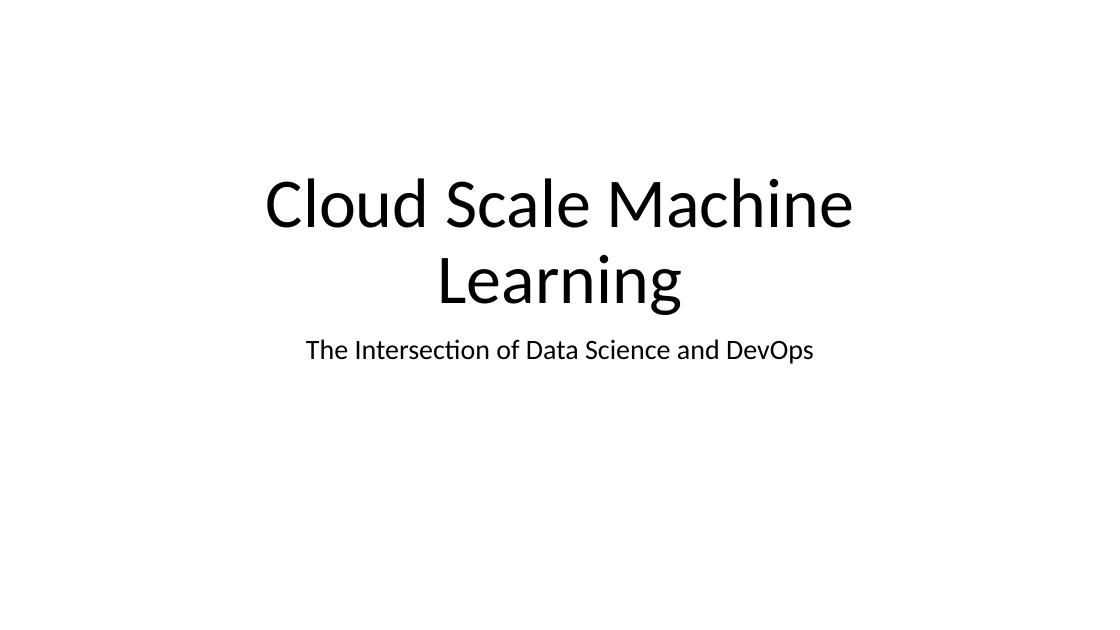
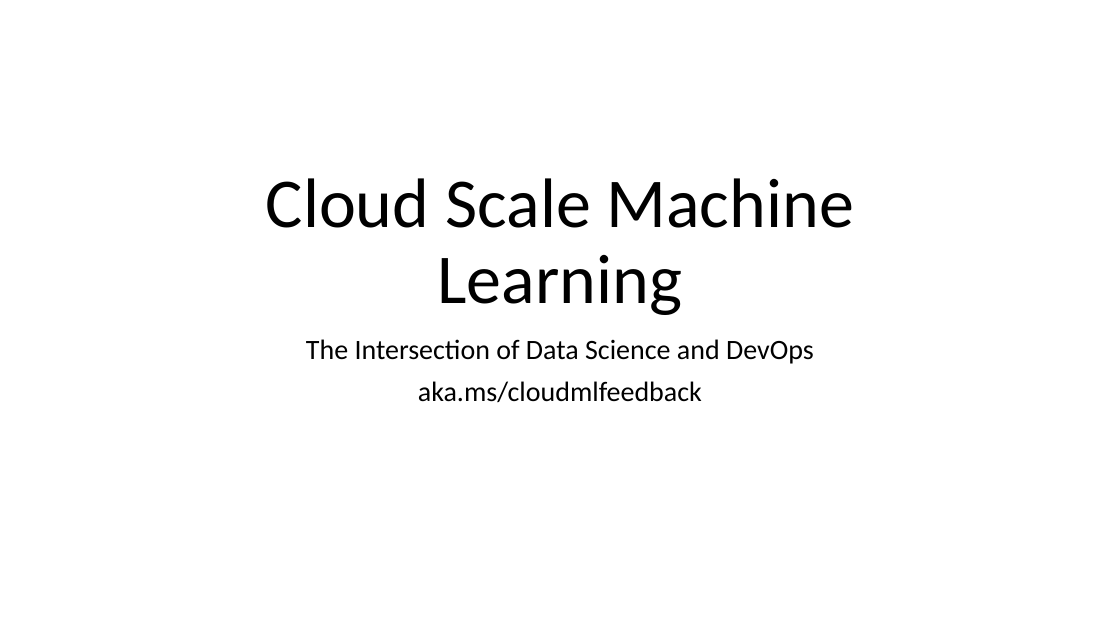
Before and after one commit to cloudscaleml/workshop, a slide deck: slide 1 of powerpoint/MLOps.pptx. Drawn at 1120x630 pixels with LibreOffice and Linux fonts; fonts in the diff are those of the drawing. Boxes give left, top, right and bottom in pixels: in the first picture for what was removed or moved away, otherwise in the second. Text is boxed around its words. In the diff, an @@ line names an element or a change of style, - is before the commit and + after.

```diff
--- a/powerpoint/MLOps.pptx
+++ b/powerpoint/MLOps.pptx
@@ subtitle at box(418, 381, 702, 403): paragraph added @@
+aka.ms/cloudmlfeedback
```
Also in this commit, not shown: 5 slides added, 2 slides removed, 1 other file.
